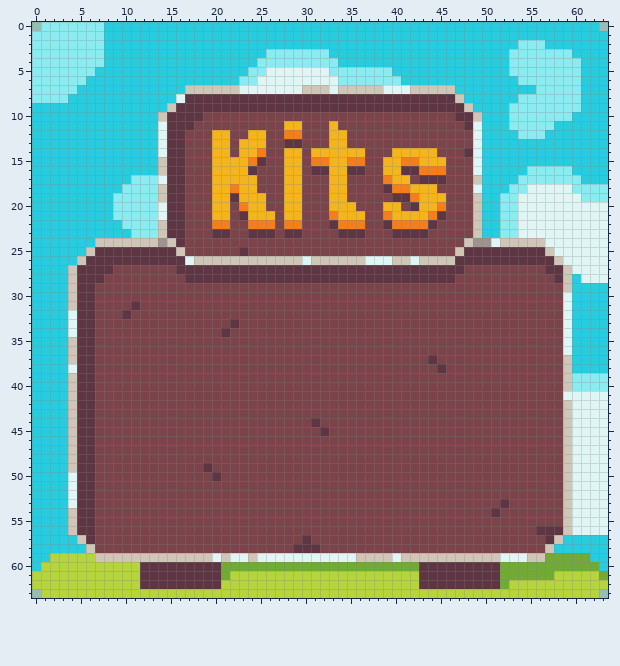
One commit to this pixel-art sprite: textures/Kits.png. The picture above was drawn from the file before the commit.
The file is 192x192 pixels, drawn in blocks of 3x3; one block is one cell here.
And afterwards:
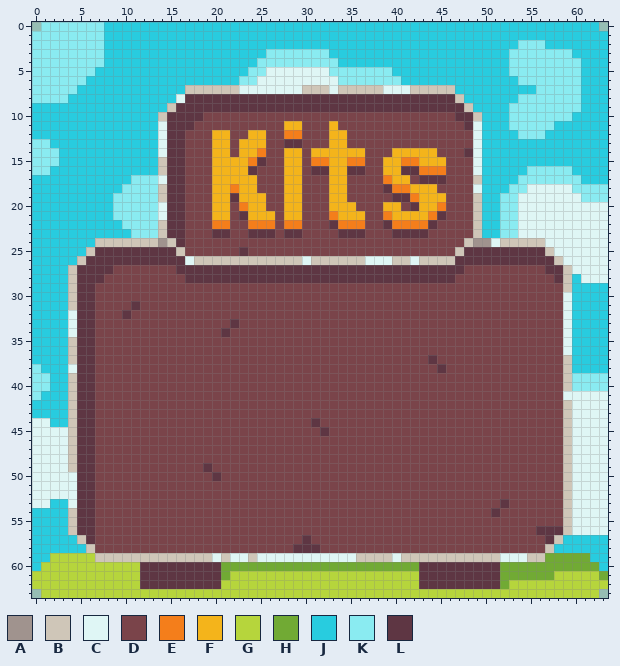
Palette (. is transparent): A #a0938e  B #cfc6b8  C #dff6f5  D #7a444a  E #f47e1b  F #f4b41b  G #b6d53c  H #71aa34  J #28ccdf  K #8aebf1  L #5e3643
Change:
y 13: x 0..1 JJ -> KK
y 14..15: x 0..2 JJJ -> KKK
y 16: x 0..1 JJ -> KK
y 38: x 0 J -> K
y 39..40: x 0..1 JJ -> KK
y 41: x 0 J -> K
y 44: x 0..1 JJ -> CC
y 45..52: x 0..3 JJJJ -> CCCC
y 53: x 0..1 JJ -> CC
Where, in picture pixels (left, top, right, bottom), the same in both pictures:
changed: (32, 139, 59, 175)
changed: (32, 364, 68, 508)
